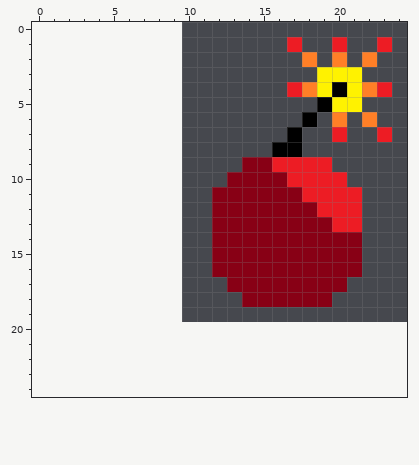
Two versions of one pixel-art sprite, assets/images/red_bomb_sprite.png. This is how it looked before the edit.
The file is 15x20 pixels. The old version is drawn lined up with the new one, on the new canvas.
New version:
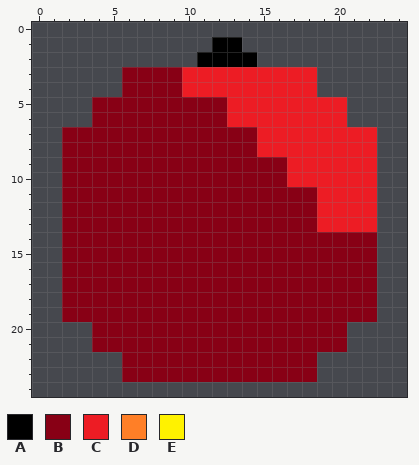
Palette (. is transparent): A #000000  B #880015  C #ed1c24  D #ff7f27  E #fff200
What changed:
canvas 15x20 -> 25x25, the old top-left corner now at 10,0
y 1: x 12..13 .. -> AA; x 17 C -> .; x 20 C -> .; x 23 C -> .
y 2: x 11..14 .... -> AAAA; x 18 D -> .; x 20 D -> .; x 22 D -> .
y 3: x 6..21 .............EEE -> BBBBCCCCCCCCC...
y 4: x 6..16 ........... -> BBBBCCCCCCC; x 18..23 DEAEDC -> C.....
y 5: x 4..21 ...............AEE -> BBBBBBBBBCCCCCCCC.
y 6: x 4..20 ..............A.D -> BBBBBBBBBCCCCCCCC; x 22 D -> .
y 7: x 2..19 ...............A.. -> BBBBBBBBBBBBBCCCCC; x 21..23 ..C -> CC.
y 8: x 2..22 ..............AA..... -> BBBBBBBBBBBBBCCCCCCCC
y 9: x 2..13 ............ -> BBBBBBBBBBBB; x 16 C -> B; x 20..22 ... -> CCC
y 10: x 2..12 ........... -> BBBBBBBBBBB; x 21..22 .. -> CC
y 11: x 2..11 .......... -> BBBBBBBBBB; x 18 C -> B; x 22 . -> C
y 12: x 2..11 .......... -> BBBBBBBBBB; x 22 . -> C
y 13: x 2..11 .......... -> BBBBBBBBBB; x 19 B -> C; x 22 . -> C
y 14..16: x 2..11 .......... -> BBBBBBBBBB; x 22 . -> B
y 17: x 2..12 ........... -> BBBBBBBBBBB; x 21..22 .. -> BB
y 18: x 2..13 ............ -> BBBBBBBBBBBB; x 20..22 ... -> BBB
y 19: x 2..22 ..................... -> BBBBBBBBBBBBBBBBBBBBB
y 20..21: x 4..20 ................. -> BBBBBBBBBBBBBBBBB
y 22..23: x 6..18 ............. -> BBBBBBBBBBBBB
